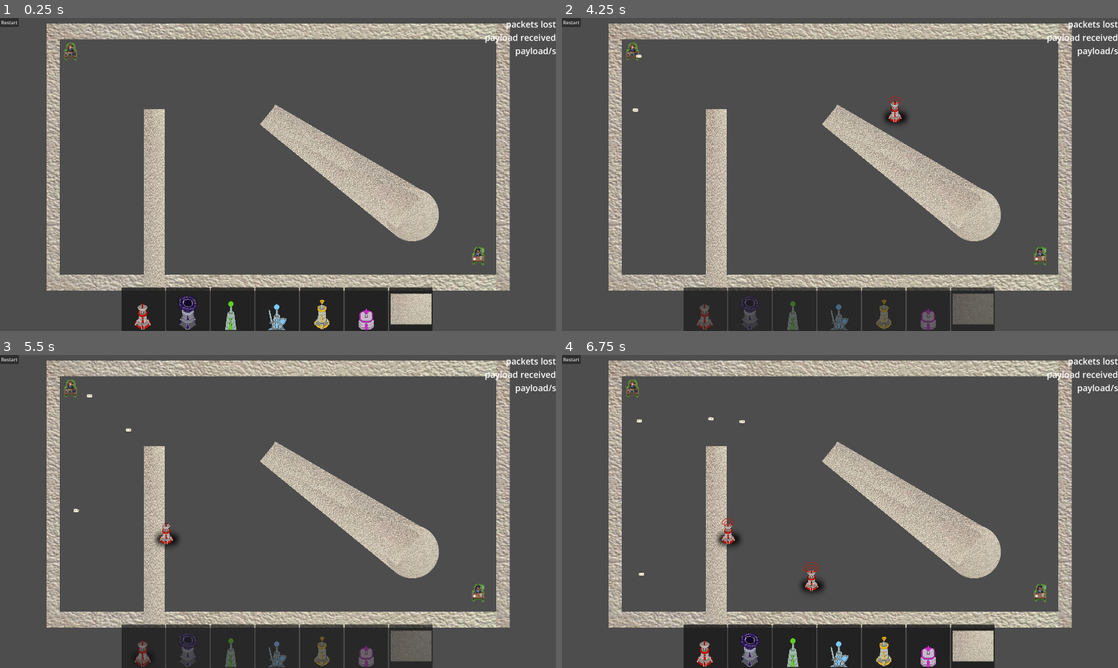
Above: before the commit, frames 1-4 (two rows, left to right).
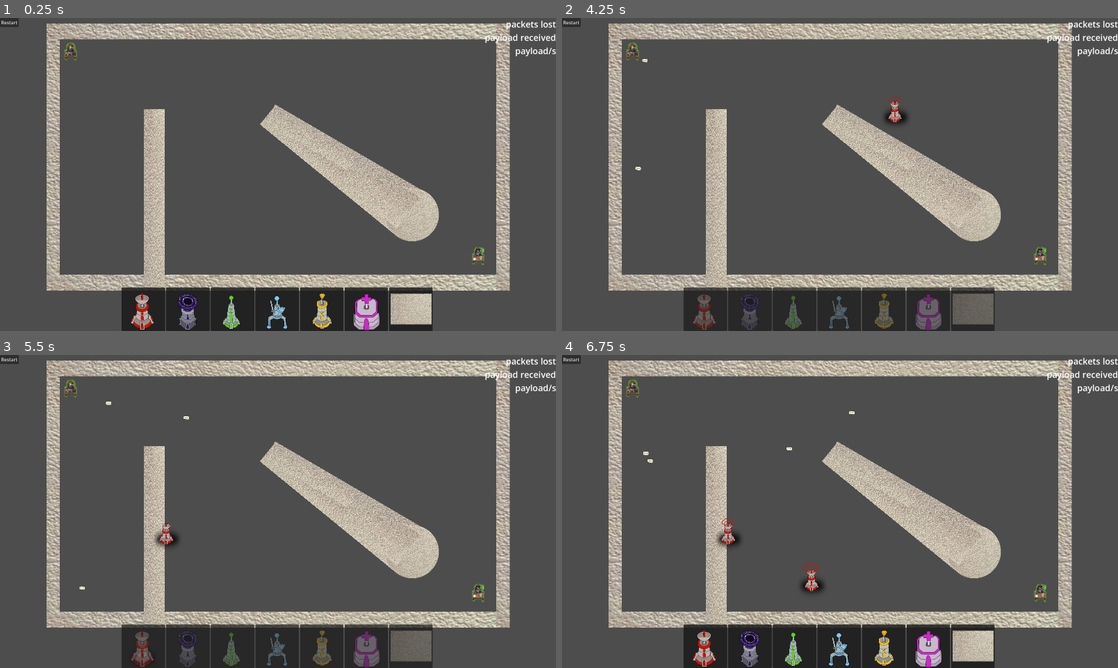
Above: after the commit, the same moments.

Repository: ryupold/ld59
Game: Godot game, scene res://scenes/main.tscn
The game is run twice, just before and just after one commit, with the same random seed, the same clock (stepped at 60 frames per second) and the same inputs. The engine's default icon, where the game draws it, is replaced by a stand-in: a white triangle on a blue panel in a dark square.
Inputs (mouse positions are in pixels of both pictures, inside the frame that each line leads up to):
- Up to frame 1 (0.25 s): no input
- Up to frame 2 (4.25 s): click "Restart" at 0.5 s; click "Restart" at 1.25 s; click "Restart" at 2 s; click (706, 309) at 2.77 s; drag from (706, 309) to (895, 105) at 3.52 s
- Up to frame 3 (5.5 s): tap Enter at 4.25 s; drag from (166, 527) to (333, 442) at 4.27 s; click (144, 646) at 5.02 s
- Up to frame 4 (6.75 s): move the mouse to (706, 646) at 5.77 s; click (706, 646) at 5.92 s; drag from (812, 574) to (728, 527) at 6.52 s

The runs differ from the first frame. In frame 1, 1.3% of the frame differs, in the area x 23-69%, y 87-100%; in frame 2, 1.1%; in frame 3, 1.1%; in frame 4, 1.4%, in the area x 13-69%, y 17-100%.

Commit message:
Fix Tower Icons

Diff:
--- a/ld59-game/entities/towers/gravity/gravity_tower.gd
+++ b/ld59-game/entities/towers/gravity/gravity_tower.gd
@@ -2,7 +2,7 @@
 
 @export var gravity: float = 1500
 
-func towerEffect(): return Effect.GRAVITY
+func towerEffect() -> Tower.Effect: return Effect.GRAVITY
 
 func doEffect(delta: float) -> void:
 	for packet in packetsColliding:
--- a/ld59-game/entities/towers/payload/payload_tower.gd
+++ b/ld59-game/entities/towers/payload/payload_tower.gd
@@ -2,7 +2,7 @@
 
 @export var payloadIncrease: int = 1
 
-func towerEffect(): return Effect.PAYLOAD
+func towerEffect() -> Tower.Effect: return Effect.PAYLOAD
 
 func _ready() -> void:
 	super._ready()
--- a/ld59-game/resources/levels/first_level.tres
+++ b/ld59-game/resources/levels/first_level.tres
@@ -10,4 +10,5 @@
 retries = 500
 packagesSent = 500
 winAmountPackages = 500
+spawnImpulse = 1000.0
 metadata/_custom_type_script = "uid://edonykvu0lt8"
--- a/ld59-game/resources/towers/antigravity_tower.tres
+++ b/ld59-game/resources/towers/antigravity_tower.tres
@@ -6,7 +6,7 @@
 
 [sub_resource type="AtlasTexture" id="AtlasTexture_2eb1e"]
 atlas = ExtResource("1_omcxy")
-region = Rect2(0, 0, 175, 336)
+region = Rect2(0, 95, 175, 241)
 
 [resource]
 script = ExtResource("3_i0arm")
--- a/ld59-game/resources/towers/gravity_tower.tres
+++ b/ld59-game/resources/towers/gravity_tower.tres
@@ -6,7 +6,7 @@
 
 [sub_resource type="AtlasTexture" id="AtlasTexture_2eb1e"]
 atlas = ExtResource("1_2eb1e")
-region = Rect2(0, 0, 175, 336)
+region = Rect2(0, 19, 175, 317)
 
 [resource]
 script = ExtResource("1_4rhmy")
--- a/ld59-game/resources/towers/payload_tower.tres
+++ b/ld59-game/resources/towers/payload_tower.tres
@@ -6,7 +6,7 @@
 
 [sub_resource type="AtlasTexture" id="AtlasTexture_l78y8"]
 atlas = ExtResource("1_6lrn1")
-region = Rect2(0, 0, 175, 340)
+region = Rect2(0, 57, 175, 285)
 
 [resource]
 script = ExtResource("1_l78y8")
--- a/ld59-game/resources/towers/relay_tower.tres
+++ b/ld59-game/resources/towers/relay_tower.tres
@@ -6,7 +6,7 @@
 
 [sub_resource type="AtlasTexture" id="AtlasTexture_oyik1"]
 atlas = ExtResource("1_oyik1")
-region = Rect2(0, 0, 175, 330)
+region = Rect2(0, 133, 175, 197)
 
 [resource]
 script = ExtResource("1_2j5b8")
--- a/ld59-game/resources/towers/slow_tower.tres
+++ b/ld59-game/resources/towers/slow_tower.tres
@@ -6,7 +6,7 @@
 
 [sub_resource type="AtlasTexture" id="AtlasTexture_yx6rq"]
 atlas = ExtResource("1_82b5g")
-region = Rect2(0, 0, 175, 245)
+region = Rect2(0, 38, 175, 304)
 
 [resource]
 script = ExtResource("3_1oo0a")
--- a/ld59-game/resources/towers/speed_tower.tres
+++ b/ld59-game/resources/towers/speed_tower.tres
@@ -6,7 +6,7 @@
 
 [sub_resource type="AtlasTexture" id="AtlasTexture_njr76"]
 atlas = ExtResource("1_njr76")
-region = Rect2(0, 0, 175, 245)
+region = Rect2(0, 19, 175, 323)
 
 [resource]
 script = ExtResource("1_jdqkj")
